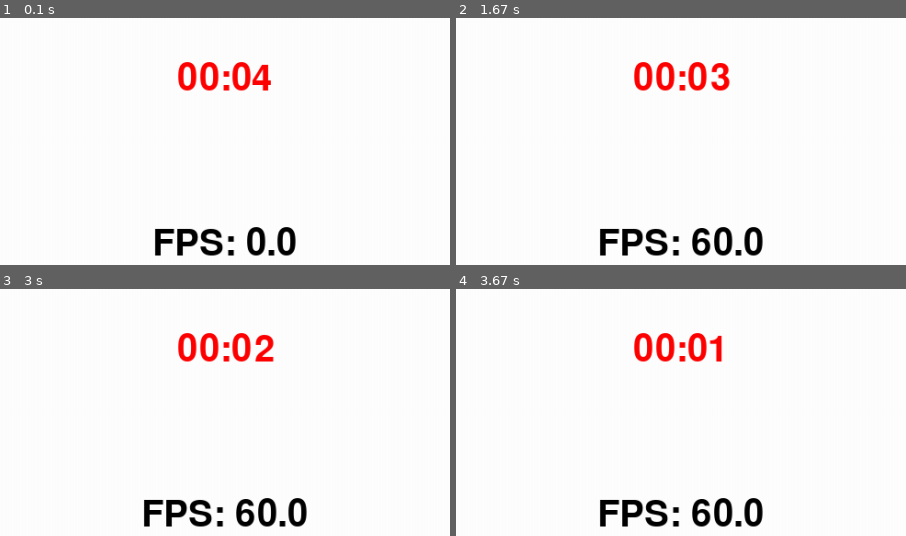
Above: before the commit, frames 1-4 (two rows, left to right).
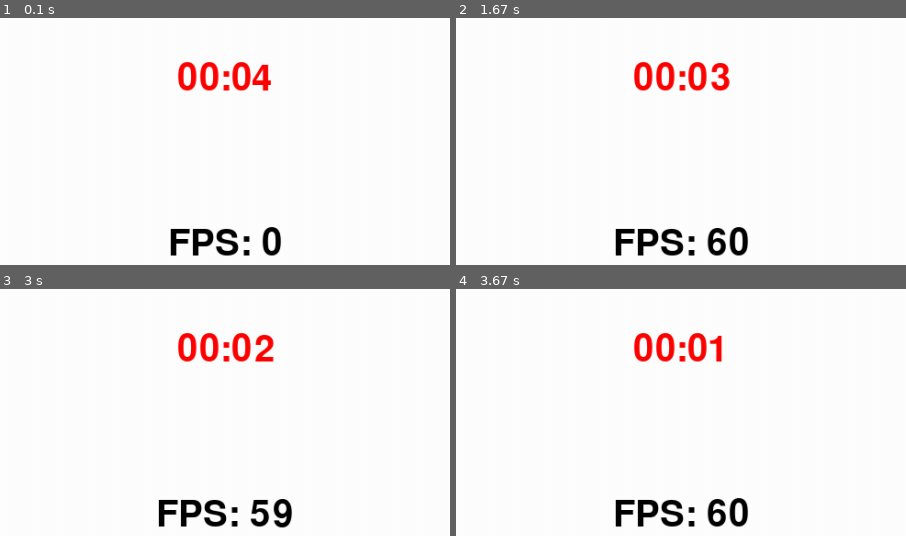
Above: after the commit, the same moments.

Repository: SenestroStefano/Tools_pygame
Game: pygame game, started from test.py
Two runs of this game, one before a commit and one after it. Both use one fixed random seed, a clock stepped at 60 frames per second and the inputs below.
Inputs:
- Up to frame 1 (0.1 s): no input
- Up to frame 2 (1.67 s): no input
- Up to frame 3 (3 s): no input
- Up to frame 4 (3.67 s): no input
The pictures show only the part of the screen within x 25-75%, y 4-54%; the shares and areas given below are measured in that part.

The runs differ from the first frame. In frame 1, 2.3% of the frame differs, in the area x 34-66%, y 84-97%; in frame 2, 2.7%, in the area x 32-69%, y 84-97%; in frame 3, 2.7%; in frame 4, 2.7%.

Commit message:
Dialogue update

Diff:
--- a/GameEngine.py
+++ b/GameEngine.py
@@ -69,7 +69,7 @@
 ----------------------------------------------------------------------------------------
 - easy way to access a very common used function of pygame"""
 
-    def __init__(self, window_resolution: tuple, fps: int, screen_molt = 1, delta_time = 1):
+    def __init__(self, window_resolution: tuple, fps: int, screen_molt = 1, time_molt = 1):
         """
 # Defaults
 --------
@@ -97,7 +97,7 @@
         except:
             a = 1
         try:
-            b = delta_time//1
+            b = time_molt//1
         except:
             b = 1
 
@@ -105,19 +105,30 @@
         GE.__CheckErrors(Defaults, def_name, 0)
         GE.__CheckErrors(window_resolution, def_name, 1)
 
-        import pygame
+        import pygame, time
         self.__hw = window_resolution
         self.__dfWH = pygame.display.Info().current_w, pygame.display.Info().current_h
         self.__df_fps = fps
 
         self.setScreenMolt(a)
-        self.setDelta_time(b)
+        self.setTimeMolt(b)
         self.setScreenResolution((window_resolution[0] * screen_molt,
                                   window_resolution[1] * screen_molt))
         self.setFps(fps)
 
+        self.__last_time = time.time()
+        self.__delta_time = 1
+
         self.__Ticks = 0
         self.__clock = self.getClock()
+
+    def Quit(self):
+        import sys
+        import pygame as py
+
+        print(colored(("#fb3f3f"), "\n--- Exit from the program ---"))
+        py.quit()
+        sys.exit()
 
     def getClock(self):
         import pygame
@@ -126,7 +137,7 @@
     def getCenterScreen(self):
         return tuple(ris/2 for ris in self.getScreenResolution())
 
-    def update(self):
+    def Update(self):
         """
 
 # Update
@@ -135,6 +146,11 @@
 
 
 """
+        import time
+        self.__delta_time = time.time() - self.__last_time
+        self.__delta_time *= self.getFps()
+        self.__last_time = time.time()
+
         self.__Ticks += 1 / self.getFps()
         if int(self.__Ticks) > 1000:
             self.__Ticks = 0
@@ -145,6 +161,9 @@
     def getTime(self):
         import pygame
         return pygame.time.get_ticks()
+
+    def getDeltaTime(self):
+        return self.__delta_time
 
     def getDelay(self):
         return self.__Ticks
@@ -200,7 +219,7 @@
         return self.__window_resolution
 
     def setFps(self, var):
-        self.__fps = var * self.getDelta_time()
+        self.__fps = var * self.getTimeMolt()
 
     def getFps(self):
         return self.__fps
@@ -211,10 +230,10 @@
     def setScreenMolt(self, screen_multiplier: int):
         self.__screen_molt = screen_multiplier
 
-    def setMultipliers(self, screen_multiplier: int = 0, delta_time: int = 0, defaultfunctionReload: classmethod = None):
+    def setMultipliers(self, screen_multiplier: int = 0, time_multiplier: int = 0, defaultfunctionReload: classmethod = None):
 
         s = screen_multiplier if screen_multiplier != 0 else self.getScreenMolt()
-        d = delta_time if delta_time != 0 else self.getDelta_time()
+        d = time_multiplier if time_multiplier != 0 else self.getTimeMolt()
 
         if s != self.getScreenMolt():
             self.setScreenMolt(s)
@@ -223,23 +242,23 @@
 
             if defaultfunctionReload != None:
                 defaultfunctionReload()
-                print(colored("#384935","\n RESOLUTION --> "+str(self.getScreenResolution())+" | - Resolution of screen and of the components ( MOLT = "+str(self.getDelta_time())+" ) has successfully been changed!\n"))
+                print(colored("#384935","\n RESOLUTION --> "+str(self.getScreenResolution())+" | - Resolution of screen and of the components ( MOLT = "+str(self.getTimeMolt())+" ) has successfully been changed!\n"))
             else:
                 print(colored("#384935","\n RESOLUTION --> "+str(self.getScreenResolution())+" | - Resolution of screen has successfully been changed!\n"))
 
-        if d != self.getDelta_time():
-            self.setDelta_time(d if d <= 4 else 4)
+        if d != self.getTimeMolt():
+            self.setTimeMolt(d if d <= 4 else 4)
             self.setFps(self.__df_fps)
             print(colored("#748071","\n FPS --> "+str(self.getFps())+" | - FPS have successfully been changed!\n"))
 
     def getScreenMolt(self):
         return self.__screen_molt
 
-    def setDelta_time(self, delta_time: int):
-        self.__delta_time = delta_time
-
-    def getDelta_time(self):
-        return self.__delta_time
+    def setTimeMolt(self, time_molt: int):
+        self.__time_molt = time_molt
+
+    def getTimeMolt(self):
+        return self.__time_molt
 
 
     def __CheckErrors(self, var, nameclass: str, tipo: int):
@@ -508,21 +527,21 @@
                     self.__listfunctions.pop(self.__listfunctions.index(event))
 
         if self.__flag and not self.IsOver():
-
+            value =  60 * GE.getFps()
             if self.__reversed:
 
-                self.__seconds -= self.__decrement
-                self.__cicles -= self.__decrement
+                self.__seconds -= self.__decrement * GE.getDeltaTime()
+                self.__cicles -= self.__decrement * GE.getDeltaTime()
 
                 if self.__seconds <= 0:
-                    self.__seconds = 60 * GE.getFps()
+                    self.__seconds = value
                     self.__minutes -= 1
             else:
 
-                self.__seconds += self.__decrement
-                self.__cicles += self.__decrement
-
-                if self.__seconds > 60 * GE.getFps():
+                self.__seconds += self.__decrement * GE.getDeltaTime()
+                self.__cicles += self.__decrement * GE.getDeltaTime()
+
+                if self.__seconds > value:
                     self.__seconds = 0
                     self.__minutes += 1
 
@@ -594,8 +613,8 @@
 
             # PROPORZIONE
 
-            # (secondi passati * Delta_Time) / totaleFPS --> per ottenere il moltiplicatore
-            molt = int((secs * GE.getDelta_time()) / GE.getFps())
+            # (secondi passati * time_molt) / totaleFPS --> per ottenere il moltiplicatore
+            molt = int((secs * GE.getTimeMolt()) / GE.getFps() * GE.getDeltaTime())
 
             # secondi passati - moltiplicatore * totale di sec in un minuto --> per ottenere i secondi da aggiungere al timer
             # (in caso rimanesse la somma sotto al minuto)
@@ -605,13 +624,13 @@
             # (in caso la somma e' superiore al minuto)
             d = (self.__getSeconds() + var) - min
 
-            self.__seconds += var * GE.getFps()
+            self.__seconds += var * GE.getFps() * GE.getDeltaTime()
 
             if self.__getSeconds() > min:
-                self.__seconds = d * GE.getFps()
+                self.__seconds = d * GE.getFps() * GE.getDeltaTime()
 
         else:
-            self.__seconds += secs * GE.getFps()
+            self.__seconds += secs * GE.getFps() * GE.getDeltaTime()
 
         if self.__getSeconds() > min + 1:
             self.__seconds = 0
@@ -746,6 +765,8 @@
         if self.__pos == None:
             self.__pos = GE.getScreenResolution()
 
+        import pygame
+        self.__line = pygame.font.Font(self.__font, self.__size).render((self.__text), True, self.__color, self.__bg)
 
     def setPos(self, pos: tuple = (0, 0)):
         self.__pos = pos
@@ -759,6 +780,9 @@
     def getColor(self):
         return self.__color
 
+    def getSize(self):
+        return self.__line.get_size()
+
     def Print(self, text: str = None):
         """
 
@@ -773,7 +797,8 @@
 
     def __Print(self):
         import pygame
-        text = pygame.font.Font(self.__font, self.__size).render((self.__text), True, self.__color, self.__bg)
+        self.__line = pygame.font.Font(self.__font, self.__size).render((self.__text), True, self.__color, self.__bg)
+        text = self.__line
 
         position = self.__pos
         point = self.__pos
@@ -829,7 +854,7 @@
 
 
 """
-    def __init__(self, background: tuple = (180, 192, 212),  …(134 unchanged characters)… alogue", wordsperline = None, charmax = 256, text_color = "White", colorshadow = No …(97 unchanged characters)…
+    def __init__(self, background: tuple = (180, 192, 212),  …(134 unchanged characters)… alogue", wordsperline = None, charmax = 140, text_color = "White", colorshadow = No …(97 unchanged characters)…
         import pygame
         """
 
@@ -858,13 +883,14 @@
         else: self.__background = background if background in mcol.cnames.keys() else mcol.to_hex(background)
 
         self.__descr = ""
-        self.__incr = vel_text / GE.getDelta_time()
+        self.__incr = vel_text / GE.getTimeMolt() * GE.getDeltaTime()
         self.__def_incr = self.__incr
         self.__delay = 0
         self.__sizechar = size_char if size_char > 0 else 12
-        self.__defsizechar = 12
+        self.__classic_sizechar = 12
         self.__wordlimit = wordsperline
-        if wordsperline == None or wordsperline < 2: self.__wordlimit = (8 * 2) - int((8 * size_char) / self.__defsizechar)
+        if wordsperline == None or wordsperline < 2: self.__wordlimit = (8 * 2) - int((8 * size_char) / self.__classic_sizechar)
+        self.__classic_wordlimit = 8
         self.__charmax = charmax
         self.__update_funct = updateFunction
         self.__escape_funct = escapeFunction
@@ -874,10 +900,17 @@
         self.__flag_flash = False
         self.__shadows = (colorshadow, shadowdistance)
         self.__debug = debug
-        self.__distancex, self.__distancey = 18 * GE.getScreenMolt(), 5 * GE.getScreenMolt()
+        self.__distancex, self.__distancey = self.__wh[0] - 40 * GE.getScreenMolt(), 5 * GE.getScreenMolt()
         self.__do = Do()
-        self.__do2 = Do()
         self.__flip_flop = Flip_Flop()
+
+        self.__new_line = ""
+        self.__flag_new = False
+
+        self.__df_wordsperline = self.__wordlimit
+        self.__df_sizechar = self.__sizechar
+
+        self.__flag_format = False
 
         if type(self.__background) == str: self.__background = hex2rgb(self.__background)
 
@@ -897,9 +930,22 @@
 
         self.__delay = 0
         self.__flag = False
+        self.__finished = False
+
+        if not self.__flag_format:
+            self.__wordlimit = self.__df_wordsperline
+            self.__sizechar = self.__df_sizechar
 
         if text != "":
             self.__text = text
+
+            c = 0
+            for val in range(len(self.__text)):
+                if self.__text[val] != " ":
+                    c = val
+                    break
+
+            self.__text = self.__text[c:]
 
         if len(self.__text) > self.__charmax:
             import traceback
@@ -931,11 +977,17 @@
                         if self.__escape_funct != None: self.__escape_funct()
 
                     if event.key == pygame.K_SPACE:
+                        if self.__flag_new and self.__flag:
+                            self.__flag_new = False
+                            self.__finished = True
+                            self.Print(self.__new_line)
+
                         if self.__flag or self.__finished:
                             self.__finished = True
+                            self.__flag_format = False
 
                         self.__flag = not self.__flag
-                        self.__incr = 18 / GE.getDelta_time()
+                        self.__incr = 18 / GE.getTimeMolt() * GE.getDeltaTime()
 
             self.__appendText()
 
@@ -944,14 +996,14 @@
                 self.__PrintBG()
             else: self.__PrintIM()
 
-            GE.update()
+            GE.Update()
 
         self.__finished = False
 
 
     def __appendText(self):
 
-        if self.__flip_flop.AfterTimes(times = 30 * GE.getDelta_time()):
+        if self.__flip_flop.AfterTimes(times = 30 * GE.getTimeMolt() * GE.getDeltaTime()):
             self.__flag_flash = not self.__flag_flash
 
         if int(self.__delay) < len(self.__text):
@@ -959,7 +1011,7 @@
         else:
             self.__descr = self.__text
 
-        self.__delay += 10 / GE.getFps() * GE.getDelta_time() * self.__incr
+        self.__delay += 10 / GE.getFps() * GE.getTimeMolt() * GE.getDeltaTime() * self.__incr
 
     def __PrintBG(self):
         import pygame
@@ -989,7 +1041,7 @@
         pass
 
     def __PrintTX(self):
-        import time
+
 
         words = self.__text.split(" ")
         nword = len(words)
@@ -1004,6 +1056,7 @@
         a = []
         b = []
 
+        last_line = ""
         for i in range(nlines):
 
             limS = len(wordsperline[i-1])
@@ -1032,7 +1085,7 @@
 
             line = PrintLine(
 
-                    pos = (self.__pos[0] + self.__ot*2 + self.__distancex*4, self.__pos[1] + self.__ot*2 + (space_line * i) + self.__distancey*2),
+                    pos = (self.__pos[0] + self.__ot*2, self.__pos[1] + self.__ot*2 + (space_line * i)),
 
                     alignment = "start", size = self.__sizechar,
 
@@ -1043,17 +1096,32 @@
                     showborder=self.__debug, showpoints=self.__debug, showcoords=self.__debug
 
                 )
-
 
             if line.getPos()[1] < self.__pos[1] + self.__wh[1] - self.__ot*3 and line.getPos()[0] < self.__pos[0] + self.__wh[0]:
                 line.Print(text_passed)
+                last_line = text_passed
             else:
-                import traceback
-                (filename,line_number,function_name,text)=traceback.extract_stack()[-2]
-                def_name = text[:text.find('=')].strip()
-                self.__do2.Once(lambda: print(colored(("Yellow"),"\nDialogue() --> Note: ( size = "+str(self.__sizechar)+" | wordsline = "+str(self.__wordlimit)+" ) it is too exaggerated to allow the render of the complete sentence!\n")))
-
-        if len(text_passed) == len(self.__text):
+                self.__flag_new = True
+
+
+            if line.getPos()[0] + line.getSize()[0] + self.__ot*2 > self.__pos[0] + self.__wh[0]:
+
+                if (self.__wordlimit - self.__classic_wordlimit) > (self.__sizechar - self.__classic_sizechar):
+
+                    if self.__wordlimit - 1 >= 2:
+                        self.__wordlimit -= 1
+                else:
+                    if self.__sizechar - 1 >= 1:
+                        self.__sizechar -= 1
+
+                self.__flag_format = True
+
+        if last_line != "" and self.__flag_new and text_passed[-5:] != self.__text[-5:]:
+            self.__new_line = self.__text.split(last_line)[1]
+        else:
+            self.__flag_new = False
+
+        if text_passed[-5:] == self.__text[-5:]:
             self.__flag = True
 
 class InputKeys():
--- a/test.py
+++ b/test.py
@@ -1,21 +1,21 @@
-import GameEngine as ge
+from GameEngine import *
 import pygame as py
 import sys
 
 
-Delta_Time = 1
-MULT = 2
+Molt_Time = 1
+Molt_Screen = 2
 
 screen_resolution = (490, 270)
 FPS = 60
 
 
-DEF = ge.Defaults(
+DEF = Defaults(
 
     window_resolution = screen_resolution,
     fps = FPS,
-    screen_molt = MULT,
-    delta_time = Delta_Time
+    screen_molt = Molt_Screen,
+    time_molt = Molt_Time
 
 )
 
@@ -28,15 +28,15 @@
 
     showComands = True
 
-    dialogo = ge.Dialogue(updateFunction=render, pos=(0, 0), wh=(490, 270), debug=False, background="#5d6cda", colorshadow="Black", shadowdistance=6, size_char=18, escapeFunction=exit)
-    timer = ge.Timer(time = (0, 5), molt_sec = 1, myfunction=lambda: print("Vengo richiamato una volta sola"), color = "Red", reversed=True, removeEvents=True)
-    testo = ge.PrintLine(size=20, color="Black")
+    dialogo = Dialogue(updateFunction=render, pos=(0, 0), wh=(210, 120), debug=False, background="#431638", colorshadow="Black", shadowdistance=6, size_char=90, wordsperline=9, escapeFunction=exit)
+    timer = Timer(time = (0, 5), molt_sec = 1, myfunction=lambda: print("Vengo richiamato una volta sola"), color = "Red", reversed=True, removeEvents=True)
+    testo = PrintLine(size=20, color="Black")
 
     Myinputs()
 
 def Myinputs():
     global mykeys
-    mykeys = ge.InputKeys()
+    mykeys = InputKeys()
 
     mykeys.Add("Dialogo stampa", ["a", "b", "c"])
     mykeys.Add("Esci", ["escape"])
@@ -45,16 +45,18 @@
 
 
 def render():
+    py.display.set_caption("FPS: "+str( int(DEF.getActualFps(2)) ))
 
     DEF.getScreen().fill((255, 255, 255))
     timer.Start()
     timer.Show()
-    testo.Print("FPS: "+str(DEF.getActualFps(2)))
+    testo.Print("FPS: "+str( int((DEF.getActualFps(2) * DEF.getDeltaTime())) ))
 
 def pre_conditions():
-    timer.AddEvent((9, 55), lambda: dialogo.Print("Evento richiamato"))
-    timer.AddEvent((9, 52), lambda: dialogo.Print("Evento richiamato 2"))
-    timer.AddEvent((9, 50), lambda: dialogo.Print("Evento richiamato 3"))
+    timer.AddEvent((8, 55), lambda: dialogo.Print("Evento richiamato"))
+    timer.AddEvent((8, 52), lambda: dialogo.Print("Evento richiamato 2"))
+    timer.AddEvent((8, 50), lambda: timer.AddSeconds(40))
+
 
 
 def conditions():
@@ -79,18 +81,17 @@
                 mainloop = not mainloop
 
             if mykeys.Check("Dialogo stampa", key):
-                dialogo.Print("Lorem ipsum dolor sit amet, consectetur adipiscing elit. Morbi urna dolor, porta vitae fermentum malesuada, suscipit nec massa. Pellentesque consequat quam quis mattis aliquet. Nulla id aliquet ante, a gravida nisl. Nulla facilisi.")
+                text = "Lorem ipsum dolor sit amet, consectetur adipiscing elit.Nunc purus nisl, ornare vitae quam et, rutrum egestas lorem.Aenean consectetur magna ut volutpat scelerisque.Nulla iaculis luctus elit at rhoncus.Aenean aliquam dignissim urna ut consectetur.Pellentesque et ante dui.Nam efficitur convallis enim, vitae pulvinar metus vulputate sed. Proin eget fringilla tellus. Suspendisse semper at ante ac malesuada."
+                dialogo.Print(text)
 
             if mykeys.Check("Aumenta Molt", key, True):
-                DEF.setMultipliers(screen_multiplier=DEF.getScreenMolt()+1, delta_time=DEF.getDelta_time()-1, defaultfunctionReload = inizializza)
+                DEF.setMultipliers(screen_multiplier=DEF.getScreenMolt()+1, time_multiplier=DEF.getTimeMolt()-1, defaultfunctionReload = inizializza)
 
             if mykeys.Check("Diminuisci Molt", key, True):
-                DEF.setMultipliers(screen_multiplier=DEF.getScreenMolt()-1, delta_time=DEF.getDelta_time()+1, defaultfunctionReload = inizializza)
+                DEF.setMultipliers(screen_multiplier=DEF.getScreenMolt()-1, time_multiplier=DEF.getTimeMolt()+1, defaultfunctionReload = inizializza)
 
 def exit():
-    print(ge.colored(("#fb3f3f"),"\n--- Exit from the program ---"))
-    py.quit()
-    sys.exit()
+    DEF.Quit()
 
 def main():
     global mainloop
@@ -104,9 +105,7 @@
         render()
         conditions()
 
-
-        py.display.set_caption("FPS: "+str(DEF.getActualFps(2)))
-        DEF.update()
+        DEF.Update()
 
     exit()
 
